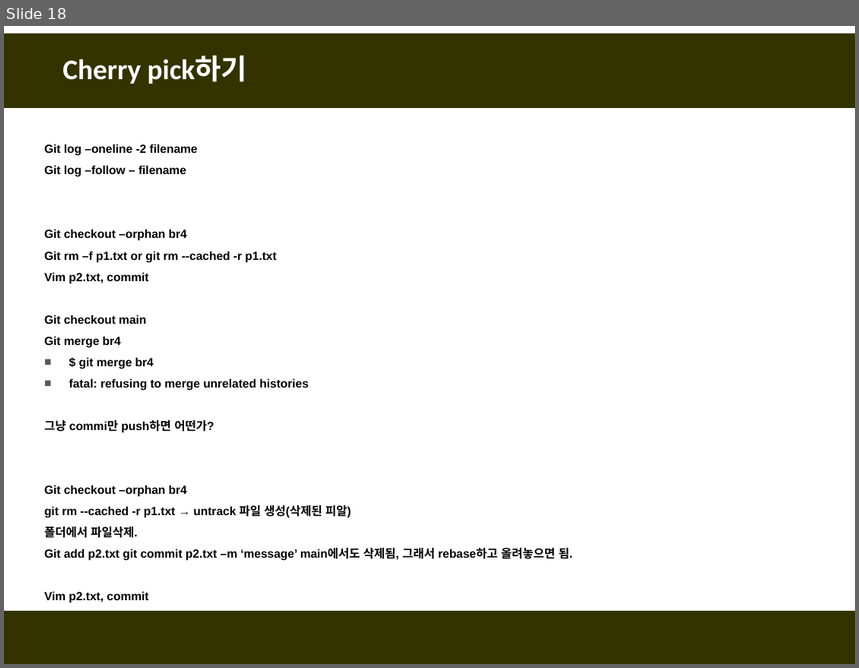
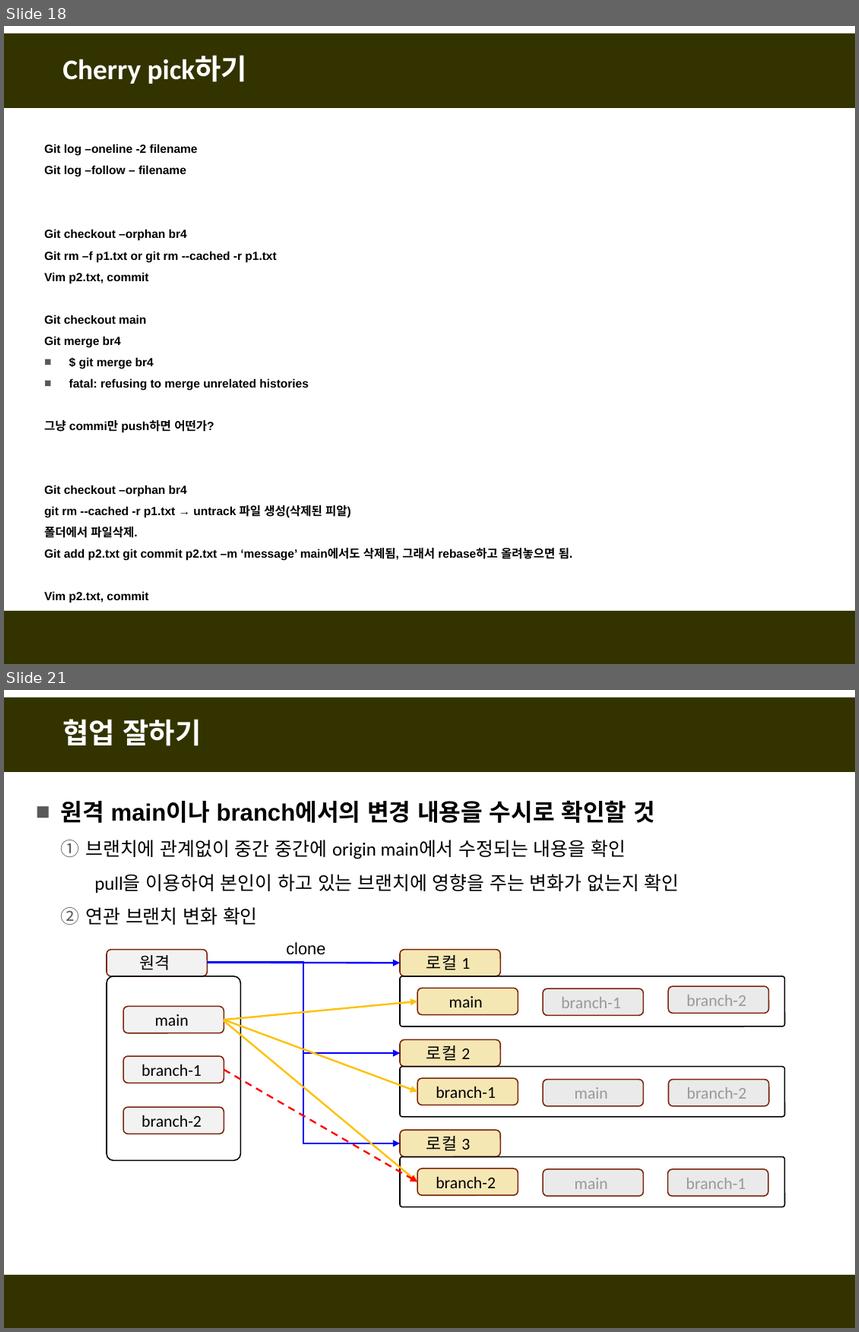
Before and after one commit to fasthill/github-lecture, a slide deck: git및github첫걸음6-정리중.pptx. Shown one above the other, each under a label of ours: slide 18 before the commit, slides 18 and 21 after it; the slides between them are not shown. The pictures are 859x668 and 859x1332 pixels, drawn with LibreOffice and Linux fonts; fonts in the diff are those of the drawing. Boxes give left, top, right and bottom in pixels: in the first picture for what was removed or moved away, otherwise in the second. Text is boxed around its words. In the diff, an @@ line names an element or a change of style, - is before the commit and + after.

```diff
--- a/git및github첫걸음6-정리중.pptx
+++ b/git및github첫걸음6-정리중.pptx
@@ slide 21 added at [4,690,855,1328], background #FFFFFF; not listed: 2 template elements that a slide beside it also shows @@
@@ title added at [63,719,201,746], 24 pt, text #FFFFFF, bold @@
+협업 잘하기
@@ text added at [61,800,680,925], 16 pt, text #000000 @@
+■ 원격 main이나 branch에서의 변경 내용을 수시로 확인할 것
+  1. 브랜치에 관계없이 중간 중간에 origin main에서 수정되는 내용을 확인
+  pull을 이용하여 본인이 하고 있는 브랜치에 영향을 주는 변화가 없는지 확인
+  2. 연관 브랜치 변화 확인
@@ rounded rectangle added at [107,950,208,976], fill #F2F2F2, outline #7A240B 1 pt, 14 pt, text #000000 @@
+원격
@@ arrow added from (208, 962) to (400, 964), #0000FF 1.5 pt @@
@@ elbow arrow added from (208, 962) to (400, 1053), #0000FF 1.5 pt @@
@@ text added at [286,942,325,955], 14 pt, text #000000 @@
+clone
@@ rounded rectangle added at [400,950,500,976], fill #F5E7B4, outline #7A240B 1 pt, 14 pt, text #000000 @@
+로컬 1
@@ rounded rectangle added at [107,977,240,1161], outline #000000 1 pt @@
@@ elbow arrow added from (208, 964) to (400, 1144), #0000FF 1.5 pt @@
@@ rounded rectangle added at [400,977,785,1027], outline #000000 1 pt @@
@@ rounded rectangle added at [123,1007,224,1033], fill #F2F2F2, outline #7A240B 1 pt, 14 pt, text #000000 @@
+main
@@ arrow added from (224, 1021) to (417, 1002), #FFC000 1.5 pt @@
@@ rounded rectangle added at [417,988,518,1015], fill #F5E7B4, outline #7A240B 1 pt, 14 pt, text #000000 @@
+main
@@ rounded rectangle added at [543,989,643,1015], fill #EBEBEB, outline #7A240B 1 pt, 14 pt, text #989898 @@
+branch-1
@@ rounded rectangle added at [669,986,769,1012], fill #EBEBEB, outline #7A240B 1 pt, 14 pt, text #989898 @@
+branch-2
@@ arrow added from (224, 1021) to (417, 1092), #FFC000 1.5 pt @@
@@ arrow added from (224, 1021) to (417, 1182), #FFC000 1.5 pt @@
@@ rounded rectangle added at [400,1040,500,1066], fill #F5E7B4, outline #7A240B 1 pt, 14 pt, text #000000 @@
+로컬 2
@@ rounded rectangle added at [123,1056,224,1082], fill #F2F2F2, outline #7A240B 1 pt, 14 pt, text #000000 @@
+branch-1
@@ arrow added from (224, 1070) to (417, 1182), #FF0000 1.5 pt dashed @@
@@ rounded rectangle added at [400,1067,785,1117], outline #000000 1 pt @@
@@ rounded rectangle added at [417,1078,518,1104], fill #F5E7B4, outline #7A240B 1 pt, 14 pt, text #000000 @@
+branch-1
@@ rounded rectangle added at [543,1080,643,1106], fill #EBEBEB, outline #7A240B 1 pt, 14 pt, text #989898 @@
+main
@@ rounded rectangle added at [669,1080,769,1106], fill #EBEBEB, outline #7A240B 1 pt, 14 pt, text #989898 @@
+branch-2
@@ rounded rectangle added at [123,1107,224,1134], fill #F2F2F2, outline #7A240B 1 pt, 14 pt, text #000000 @@
+branch-2
@@ rounded rectangle added at [400,1130,500,1157], fill #F5E7B4, outline #7A240B 1 pt, 14 pt, text #000000 @@
+로컬 3
@@ rounded rectangle added at [400,1157,785,1208], outline #000000 1 pt @@
@@ rounded rectangle added at [417,1170,518,1195], fill #F5E7B4, outline #7A240B 1 pt, 14 pt, text #000000 @@
+branch-2
@@ rounded rectangle added at [543,1170,643,1195], fill #EBEBEB, outline #7A240B 1 pt, 14 pt, text #989898 @@
+main
@@ rounded rectangle added at [668,1170,769,1195], fill #EBEBEB, outline #7A240B 1 pt, 14 pt, text #989898 @@
+branch-1
```
Also in this commit, not shown: 15 other slides added.
